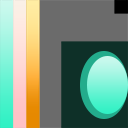
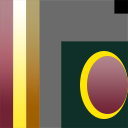
Comparing the layer stacks of the two 128px x 128px images. Changes:
painted on "Ellipse 1" over left=80, top=51, right=128, bottom=119
added group "Group 2" with 4 layers above "Color Balance 1 copy 2" over left=26, top=0, right=40, bottom=128
moved "l copy 2" into group "Group 2" over left=26, top=0, right=40, bottom=107
moved "d copy 2" into group "Group 2" over left=26, top=3, right=40, bottom=128
moved "3" into group "Group 2" over left=26, top=0, right=40, bottom=128
painted on "Color Balance 1 copy 2", unmasked it over left=13, top=0, right=27, bottom=128
removed layer "d copy" over left=13, top=3, right=27, bottom=128
removed layer "2" over left=13, top=0, right=27, bottom=128
